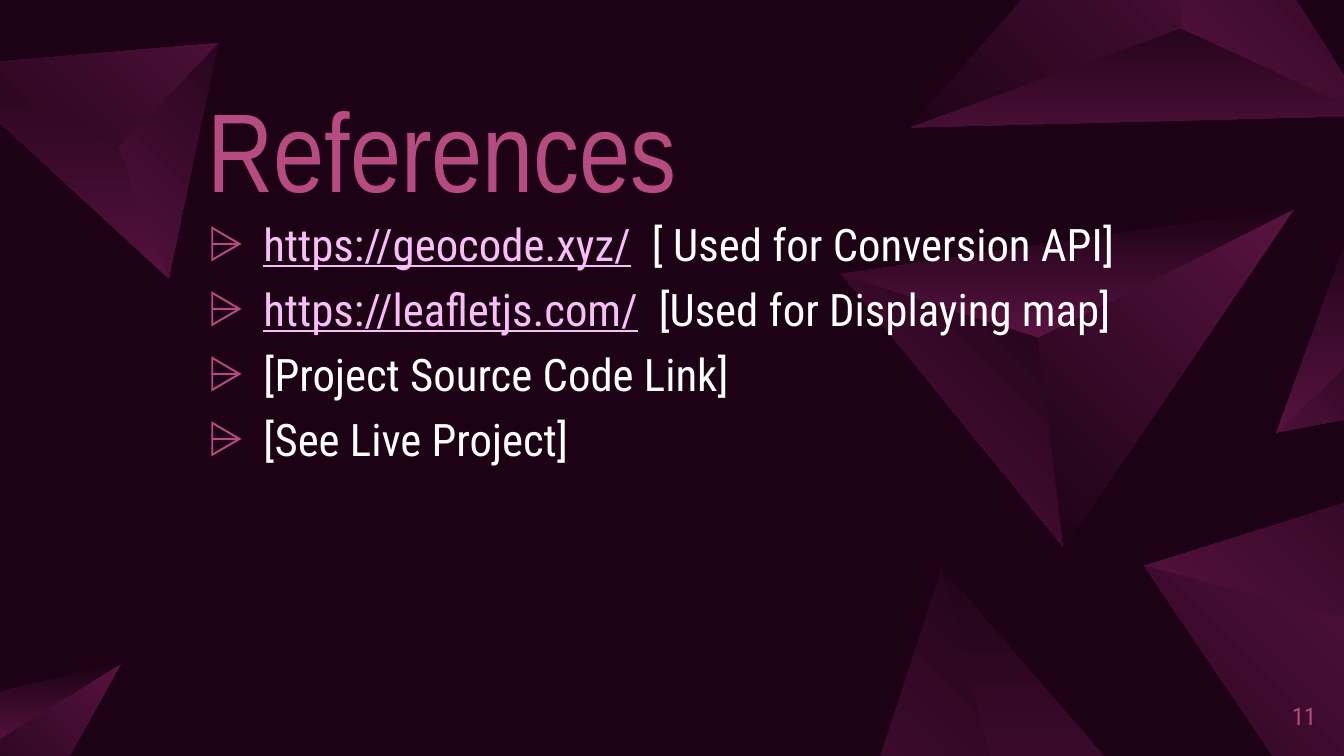
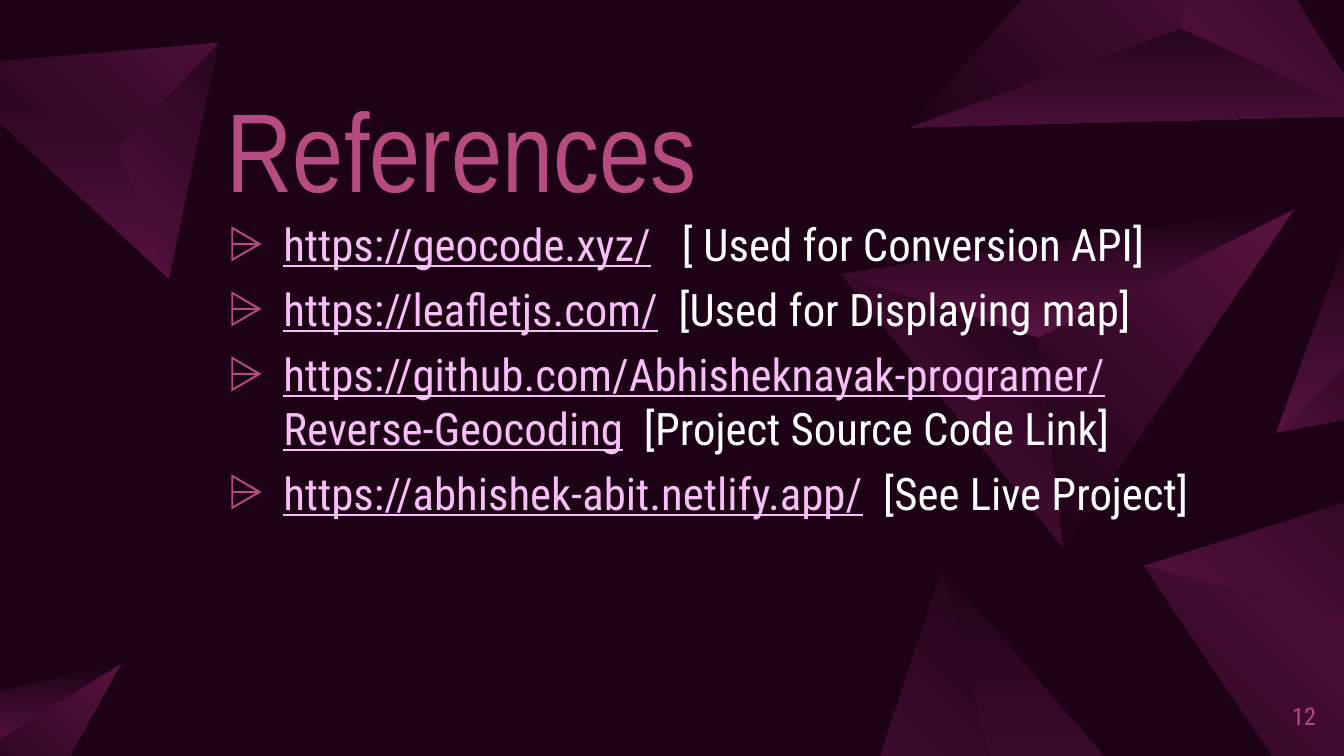
Before and after one commit to Abhisheknayak-programer/Semester, a slide deck: slide 12 of 6 Semester Seminar/Reverse_Geocoding.pptx (slide 11 before the commit). Drawn at 1344x756 pixels with LibreOffice and Linux fonts; fonts in the diff are those of the drawing. Boxes give left, top, right and bottom in pixels: in the first picture for what was removed or moved away, otherwise in the second. Text is boxed around its words. In the diff, an @@ line names an element or a change of style, - is before the commit and + after.

Commit message:
Updated ppt and doc files

```diff
--- a/6 Semester Seminar/Reverse_Geocoding.pptx
+++ b/6 Semester Seminar/Reverse_Geocoding.pptx
@@ title "References": place and size @@
-title "References" at [207, 111, 676, 193]
+title "References" at [227, 111, 696, 193]
@@ text "https://geocode.xyz/ [ Used for Conversion ...": place and size @@
-text "https://geocode.xyz/ [ Used for Conversion ..." at [263, 224, 1114, 466]
+text "https://geocode.xyz/ [ Used for Conversion ..." at [283, 224, 1188, 520]
@@ text at [283, 357, 1188, 520]: text changed; text colour #FFFFFF to #F8BEF8 @@
-⩥ [Project Source Code Link]
-⩥ [See Live Project]
+⩥ https://github.com/Abhisheknayak-programer/Reverse-Geocoding [Project Source Code Link]
+⩥ https://abhishek-abit.netlify.app/ [See Live Project]
@@ page number at [1292, 707, 1316, 725]: text changed @@
-11
+12
```
Also in this commit, not shown: 3 other slides changed, 1 slide added, 2 other files.
